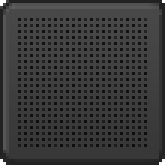
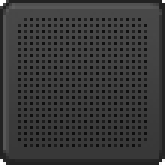
Two versions of the same layered image (165 × 165). Layer-by-layer changes:
painted on "Layer 1" over [18, 18, 147, 147]
